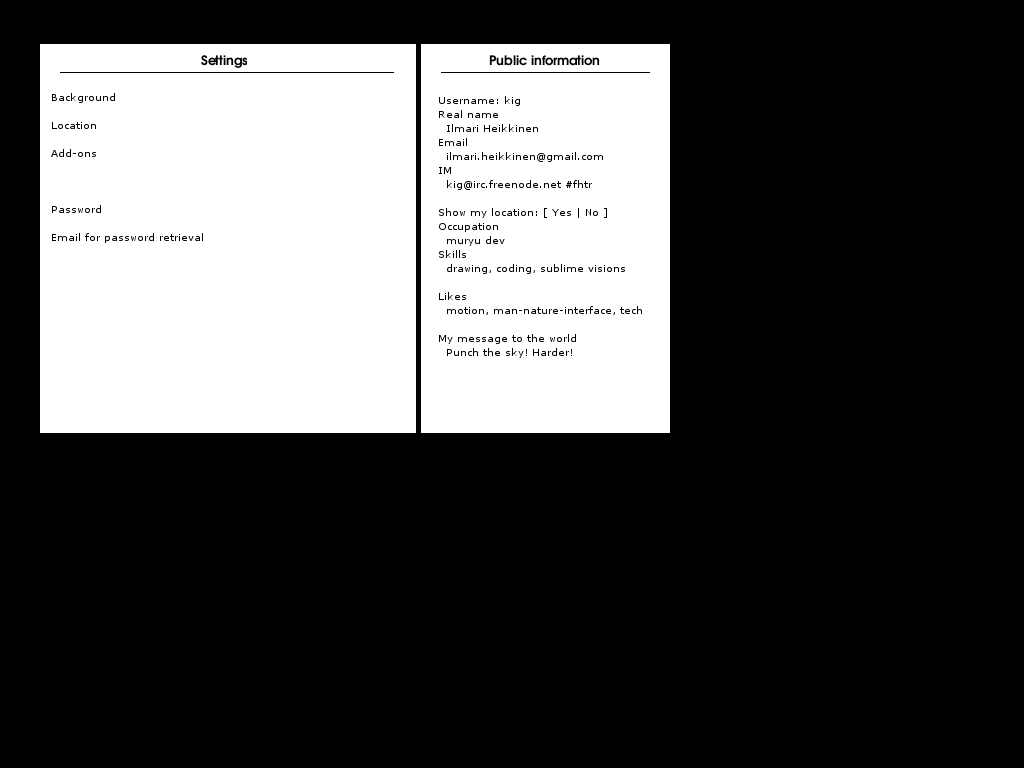
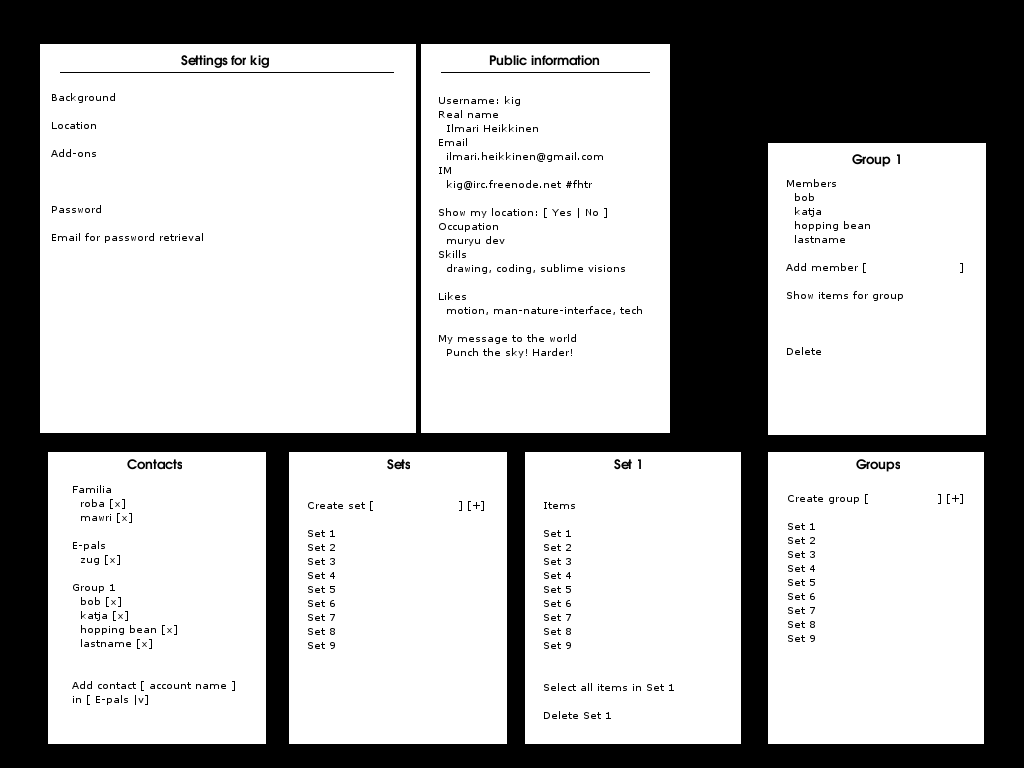
The second 1024 x 768 image is a revision of the first. Changes to its layers:
added layer "Set 1" above "Group 1" over (x1=614, y1=459, x2=641, y2=470)
added layer "Group 1" above "Contacts" over (x1=852, y1=154, x2=900, y2=167)
added layer "Contacts" above "Groups" over (x1=127, y1=459, x2=182, y2=470)
added layer "Groups" above "Sets" over (x1=856, y1=459, x2=900, y2=472)
added layer "Sets" above "Familia ..." over (x1=387, y1=459, x2=410, y2=470)
added layer "Familia ..." above "Items ..." over (x1=72, y1=485, x2=235, y2=705)
added layer "Items ..." above "Members ..." over (x1=544, y1=502, x2=674, y2=719)
added layer "Members ..." above "Create group [ ..." over (x1=786, y1=179, x2=963, y2=355)
added layer "Create group [ ..." above "Create set [ ..." over (x1=788, y1=494, x2=963, y2=642)
added layer "Create set [ ..." above "New Layer#3" over (x1=308, y1=501, x2=484, y2=649)
added layer "New Layer#3" above "New Layer#2" over (x1=48, y1=143, x2=986, y2=744)
renamed "Settings" to "Settings for kig", painted on it over (x1=181, y1=55, x2=269, y2=68)
